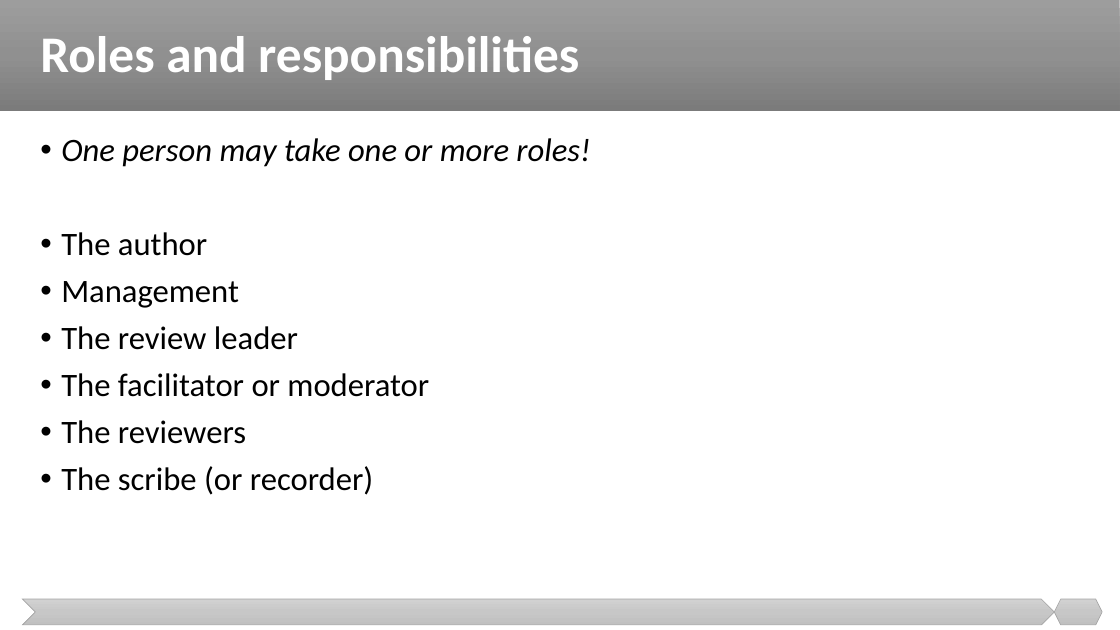
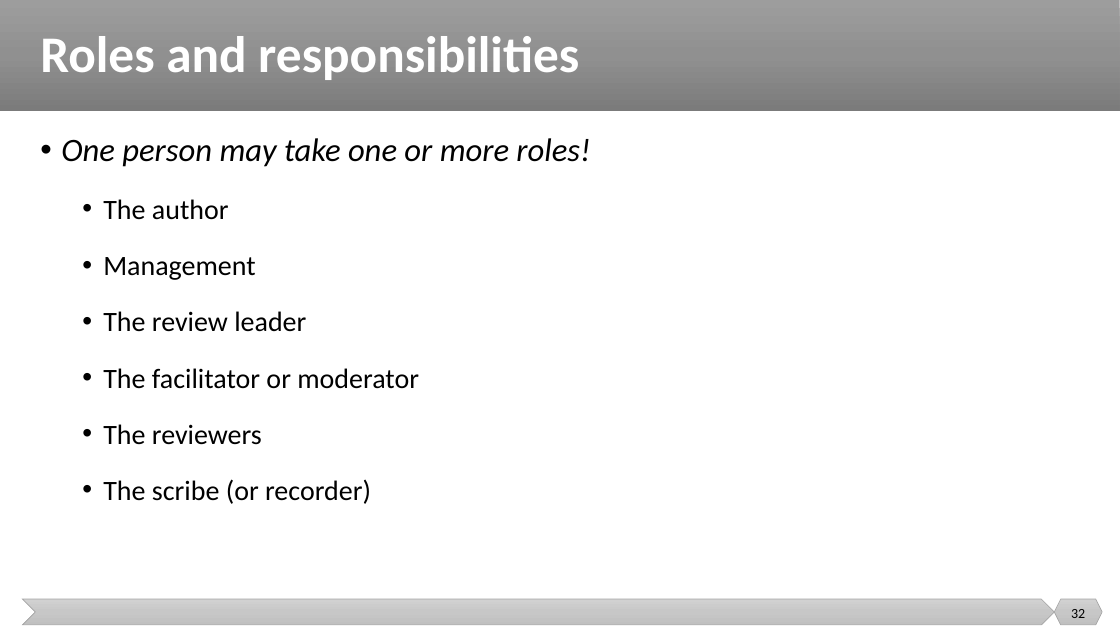
Before and after one commit to malenezi/malenezi, a slide deck: slide 32 of SE401/Lectures/4-Static Testing/Static Testing.pptx. Drawn at 1120x630 pixels with LibreOffice and Linux fonts; fonts in the diff are those of the drawing. Boxes give left, top, right and bottom in pixels: in the first picture for what was removed or moved away, otherwise in the second. Text is boxed around its words. In the diff, an @@ line names an element or a change of style, - is before the commit and + after.

```diff
--- a/SE401/Lectures/4-Static Testing/Static Testing.pptx
+++ b/SE401/Lectures/4-Static Testing/Static Testing.pptx
@@ text at [103,199,419,504]: size 28 to 24 pt in "The author", "Management", "The review leader", "The facilitator or moderator" and 2 more places; list level 1 to 2 in "The author"; line spacing 0.9 to 1.5; list level 1 to 2 in "Management"; list level 1 to 2 in "The review leader"; list level 1 to 2 in "The facilitator or moderator"; list level 1 to 2 in "The reviewers"; list level 1 to 2 in "The scribe (or recorder)" @@
@@ page number added at [1071,609,1085,618], 12 pt, text #000000 @@
+32
```
Also in this commit, not shown: 49 other slides changed, 1 other file.
